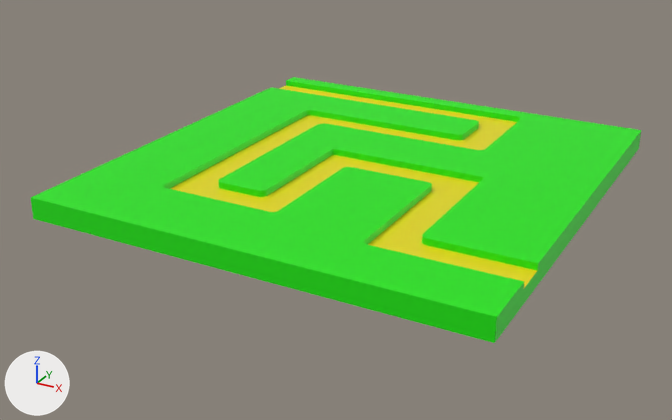
An edit to the FBX model Game/Assets/Models/Level1.fbx, drawn before and after from the same camera.
One viewpoint serves both versions: a 50 mm camera at (8.8, -17.3, 7.54) aimed at (-0.38, -0.61, -0.8). The axes (+X, +Y, +Z) are drawn at lower left. The lights are the same throughout.

Names of what the first picture shows: 'MAP', 'PATH'.
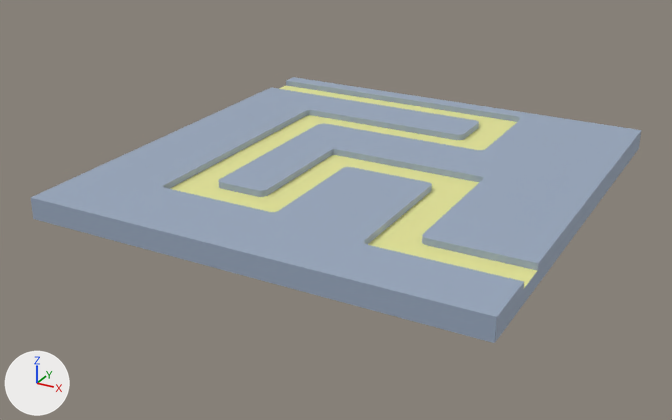
What differs and where, as boxes [x1, y1, x2, y2] in the pictures (672 x 420 px):
'MAP', recoloured (green to blue): [31, 77, 641, 343] in both
'PATH', recoloured (yellow to beige): [170, 85, 537, 288] in both

What the commit changed:
Material 'Path' (mat_path) changes colour from yellow #e7dc00 to beige #e7e798; in linear values from (0.801, 0.716, 0.0) to (0.801, 0.801, 0.316).
Material 'Material.001' (mat_material_001) changes colour from green #19e700 to blue #9aa9bf; in linear values from (0.00996, 0.8, 0.0) to (0.322, 0.397, 0.522).
